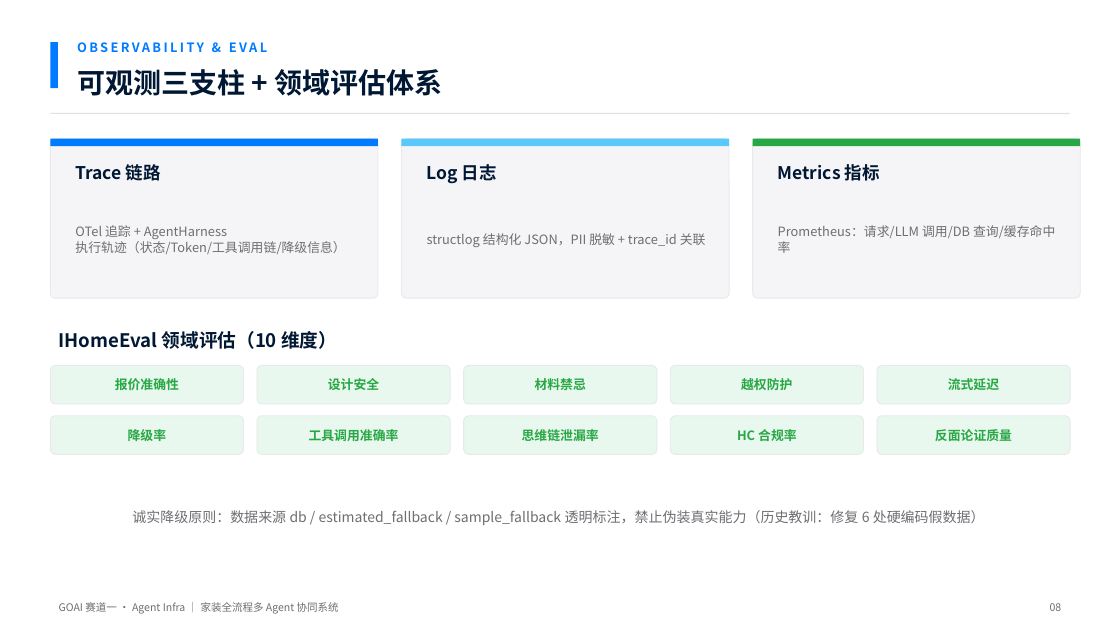
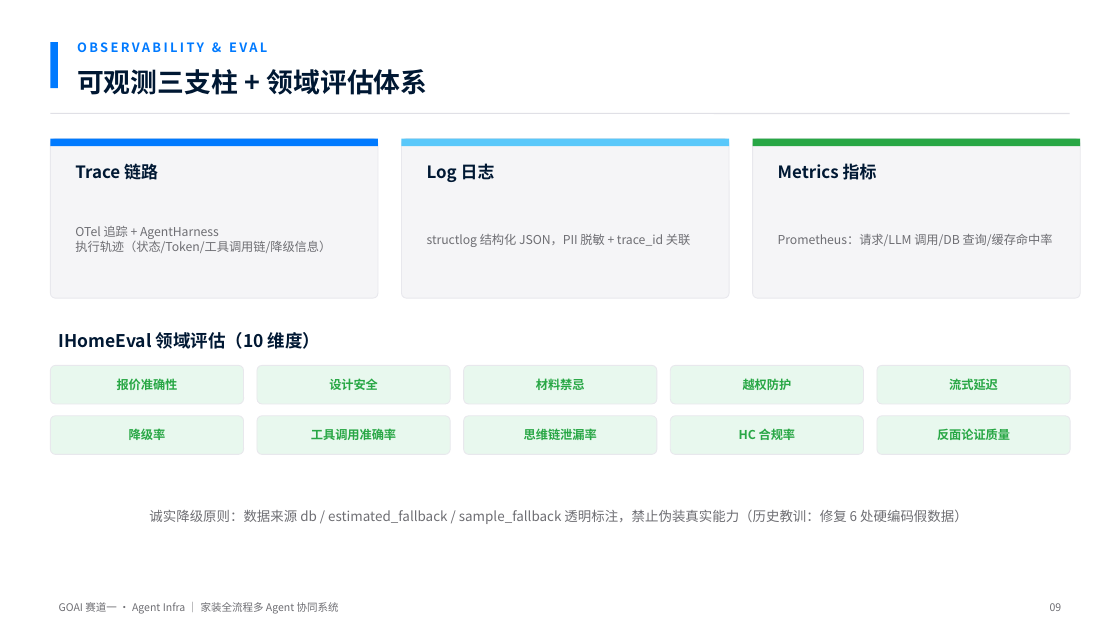
Before and after one commit to SUOKE2024/i-home.life, a slide deck: slide 9 of goai-agent-infra/ppt/GOAI初赛-家装全流程多Agent协同系统.pptx (slide 8 before the commit). Drawn at 1120x630 pixels with LibreOffice and Linux fonts; fonts in the diff are those of the drawing. Boxes give left, top, right and bottom in pixels: in the first picture for what was removed or moved away, otherwise in the second. Text is boxed around its words. In the diff, an @@ line names an element or a change of style, - is before the commit and + after.

Commit message:
docs(goai): 初赛材料 v2 — 基于索克家居真实能力全景 + 2026 行业进展
- 作品简介/方案：23 Agent + 60 API + 90 Service 全流程真实能力
  （总控编排/AR测量/设计域/VR/CAD/BIM/语音/智能家居）
- PPT 升级 13 页：行业背景（2026白皮书空间智能三能力+竞品对标）
  + 能力全景 + Orchestrator×AgentTeams 映射 + 设计域交付物
- Agent Identity 清单扩展至 8 Worker ↔ 真实 Agent 映射

```diff
--- a/goai-agent-infra/ppt/GOAI初赛-家装全流程多Agent协同系统.pptx
+++ b/goai-agent-infra/ppt/GOAI初赛-家装全流程多Agent协同系统.pptx
@@ text "可观测三支柱 + 领域评估体系" at <box>77,69,427,95</box>: size 24 to 23 pt @@
@@ size 15 to 14.5 pt in 3 elements at <box>75,161,158,184</box>, <box>427,163,495,182</box>, <box>778,163,877,180</box> @@
@@ text "IHomeEval 领域评估（10 维度）" at <box>59,332,320,349</box>: size 16 to 15 pt @@
@@ size 11 to 10.5 pt in 13 elements at <box>75,226,331,253</box>, <box>427,234,690,247</box>, <box>778,234,1053,246</box>, <box>117,378,178,390</box>, <box>329,378,378,390</box>, <box>536,378,585,390</box>, <box>743,378,792,390</box>, <box>949,378,998,390</box>, <box>129,429,166,440</box>, <box>311,428,396,440</box>, <box>524,428,597,440</box>, <box>739,428,796,440</box>, <box>937,429,1010,440</box> @@
@@ text "诚实降级原则：数据来源 db / estimated_fallback / ..." at <box>149,509,967,524</box>: size 12 to 11.5 pt @@
```
Also in this commit, not shown: 6 other slides changed, 6 slides added, 5 slides removed, 4 other files.
